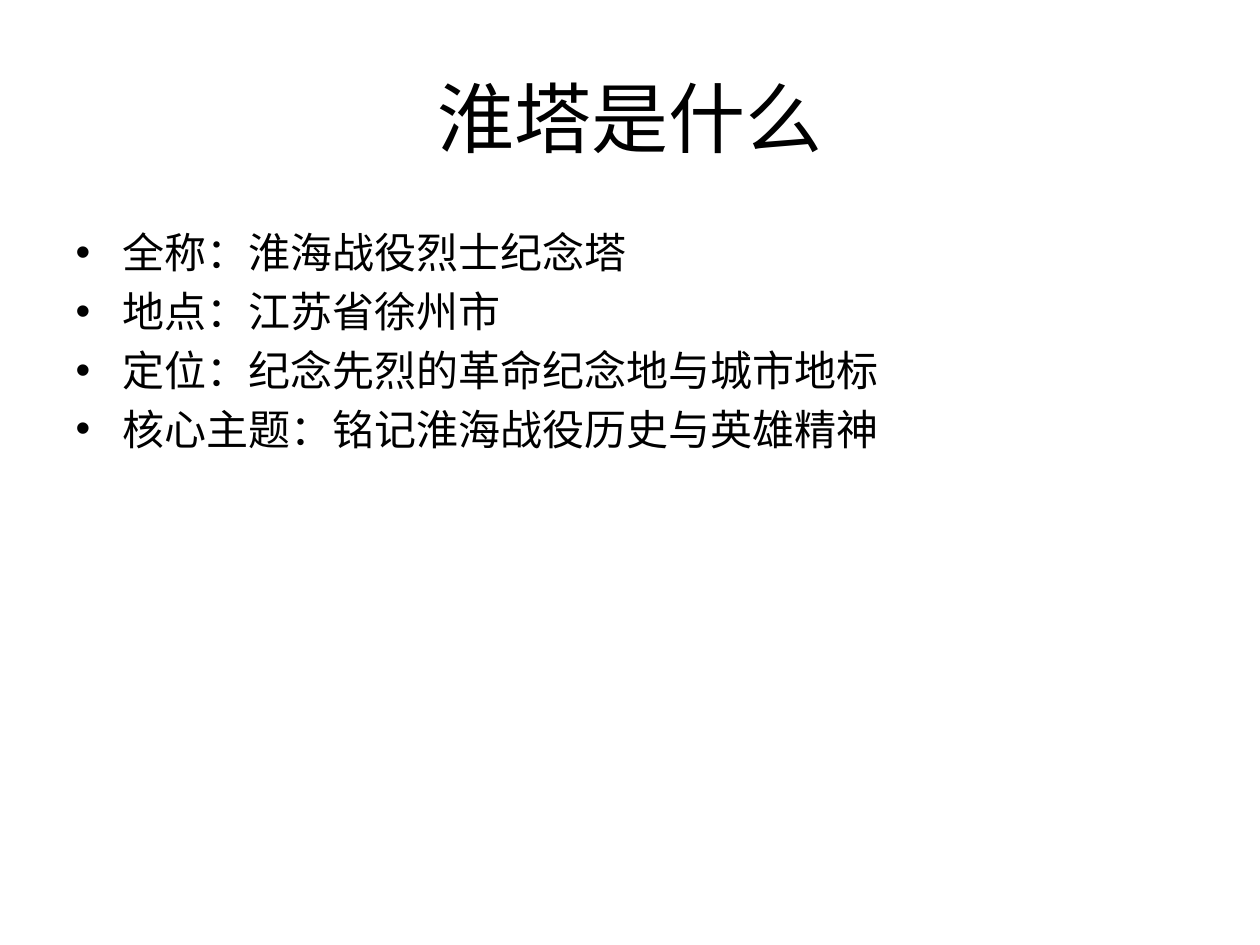
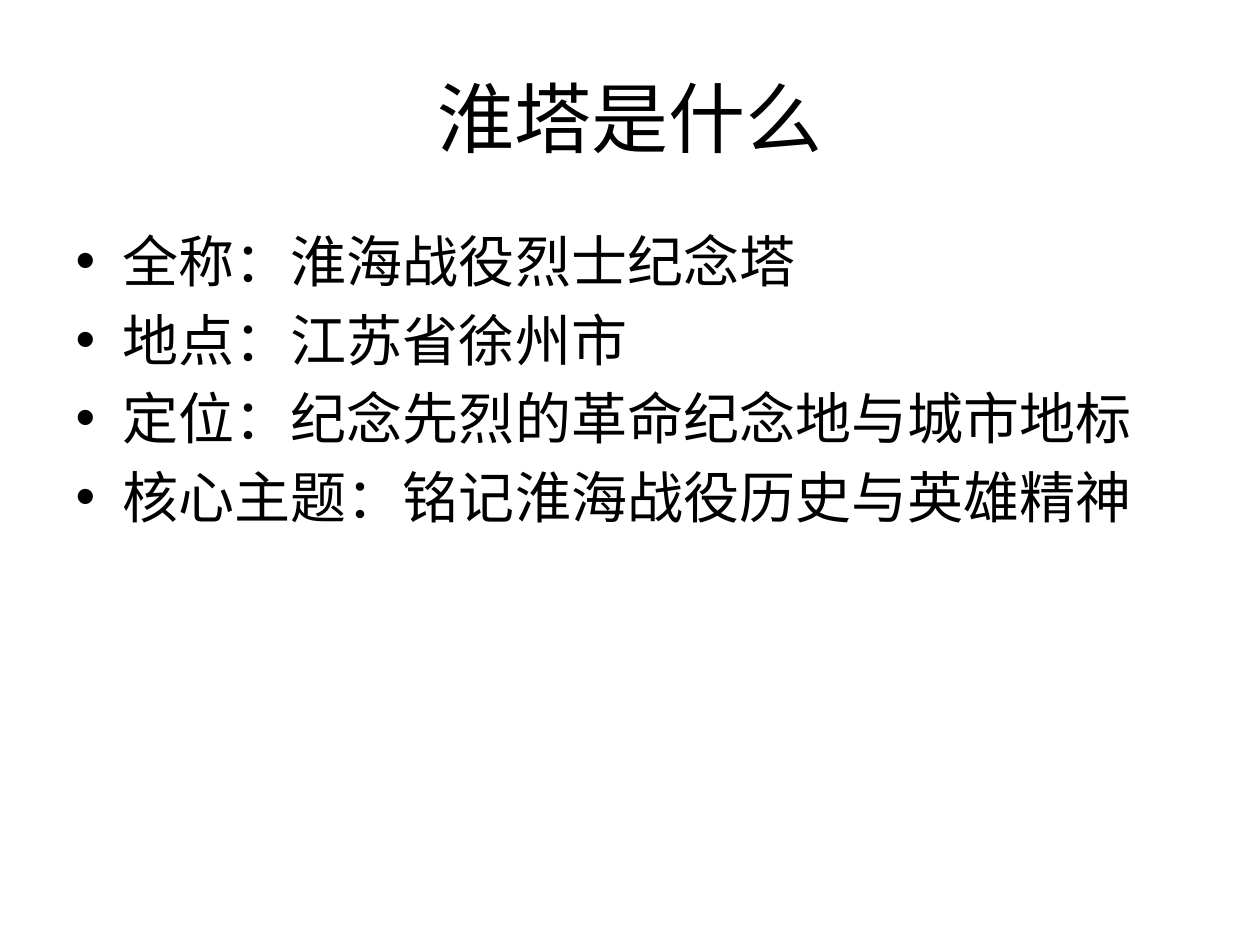
Before and after one commit to sign110/lan_qiao_bei, a slide deck: slide 2 of 淮塔（淮海战役烈士纪念塔）课堂汇报.pptx. Drawn at 1260x945 pixels with LibreOffice and Linux fonts; fonts in the diff are those of the drawing. Boxes give left, top, right and bottom in pixels: in the first picture for what was removed or moved away, otherwise in the second. Text is boxed around its words. In the diff, an @@ line names an element or a change of style, - is before the commit and + after.

```diff
--- a/淮塔（淮海战役烈士纪念塔）课堂汇报.pptx
+++ b/淮塔（淮海战役烈士纪念塔）课堂汇报.pptx
@@ text "全称：淮海战役烈士纪念塔" at (123, 234, 1131, 523): size 24 to 32 pt, font Noto Sans CJK SC to Calibri; more space between paragraphs @@
```
Also in this commit, not shown: 8 other slides changed, 1 other file.
